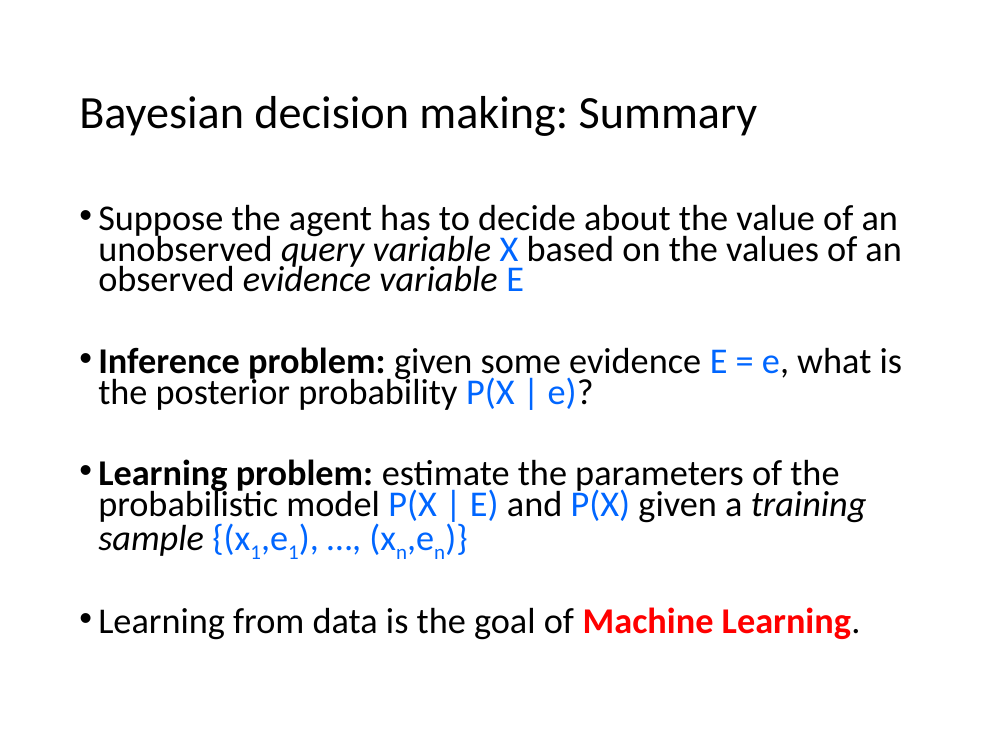
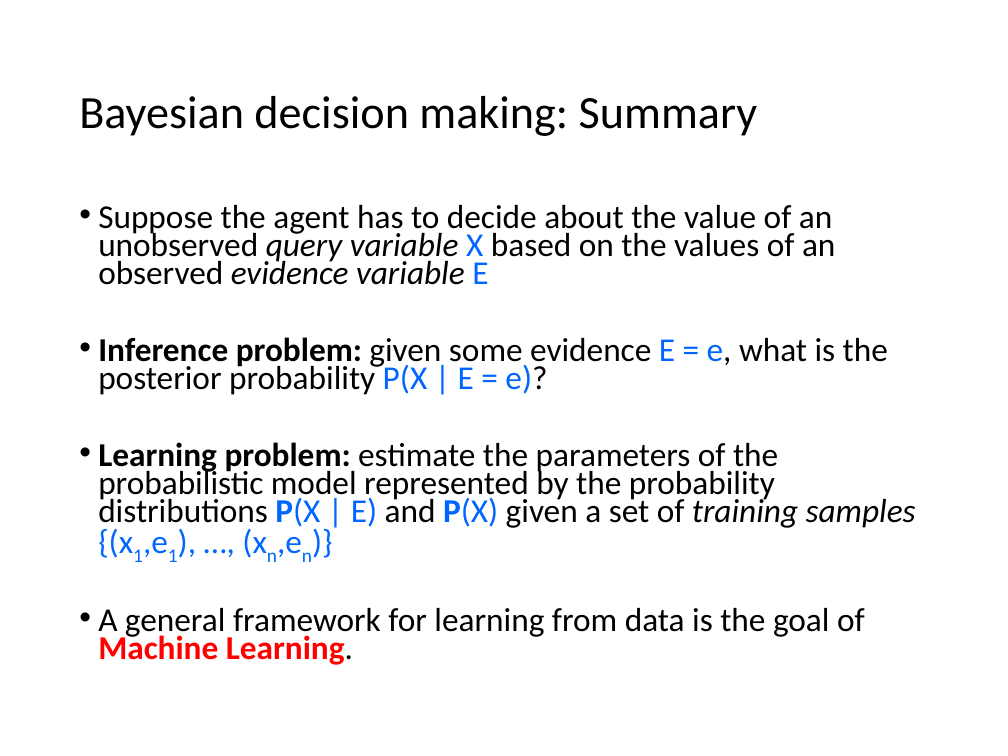
Before and after one commit to mhahsler/CS7320-AI, a slide deck: slide 48 of slides/12_uncertainty.pptx. Drawn at 1008x756 pixels with LibreOffice and Linux fonts; fonts in the diff are those of the drawing. Boxes give left, top, right and bottom in pixels: in the first picture for what was removed or moved away, otherwise in the second. Text is boxed around its words. In the diff, an @@ line names an element or a change of style, - is before the commit and + after.

```diff
--- a/slides/12_uncertainty.pptx
+++ b/slides/12_uncertainty.pptx
@@ text at box(98, 205, 835, 285): size 25.9 to 23.8 pt in "Suppose the agent has to decide about ..." @@
@@ text at box(98, 337, 916, 665): text changed; size 25.9 to 23.8 pt @@
-• Inference problem: given some evidence E = e, what is the posterior probability P(X | e)?
-• Learning problem: estimate the parameters of the probabilistic model P(X | E) and P(X) given a training sample {(x1,e1), …, (xn,en)}
-• Learning from data is the goal of Machine Learning.
+• Inference problem: given some evidence E = e, what is the posterior probability P(X | E = e)?
+• Learning problem: estimate the parameters of the probabilistic model represented by the probability distributions P(X | E) and P(X) given a set of training samples {(x1,e1), …, (xn,en)}
+• A general framework for learning from data is the goal of Machine Learning.
```
Also in this commit, not shown: 11 other slides changed, 1 other file.
